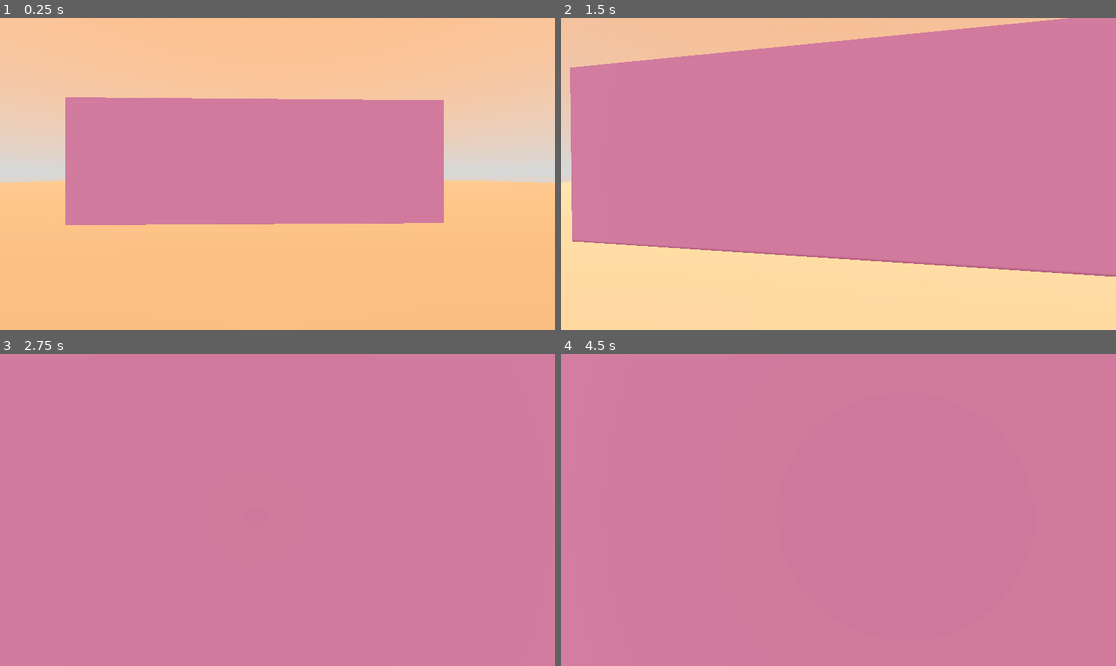
Above: before the commit, frames 1-4 (two rows, left to right).
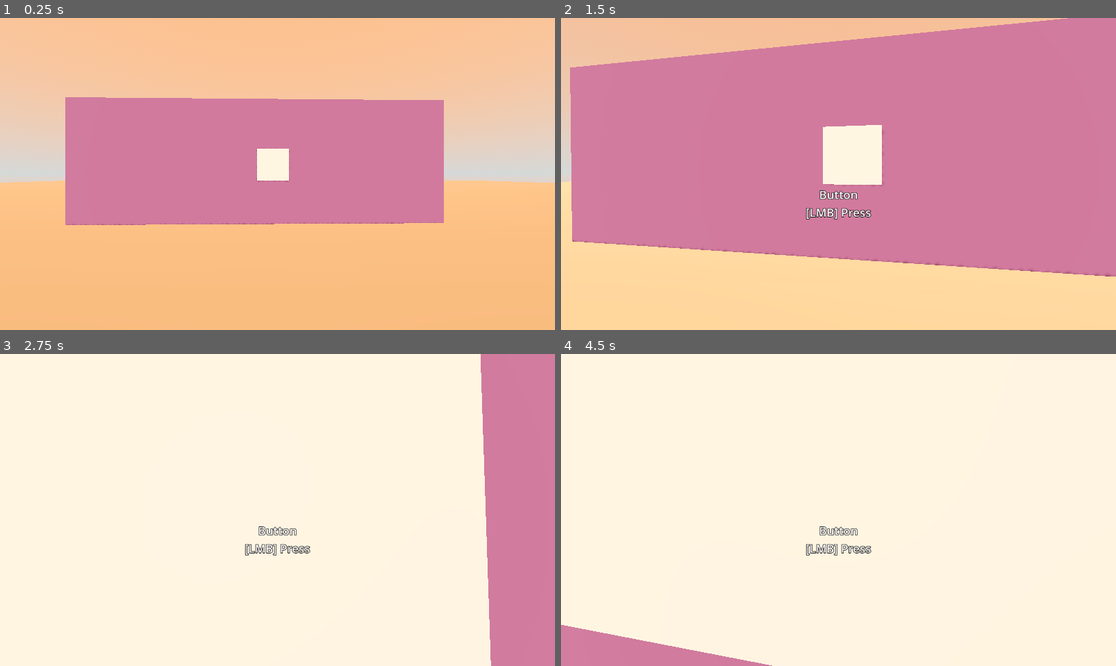
Above: after the commit, the same moments.

Repository: kurushimee/hinter
Game: Godot game, scene res://scenes/levels/gym.tscn
Same seed, same stepped clock (60 frames per second), same inputs: the game is played once before the commit and once after it.
Inputs (mouse positions are in pixels of both pictures, inside the frame that each line leads up to):
- Up to frame 1 (0.25 s): no input
- Up to frame 2 (1.5 s): tap Enter at 0.5 s; move the mouse to (866, 174) at 0.52 s; hold W (move_forward) from 0.53 s (still down); click (866, 174) at 0.6 s; move the mouse to (810, 174) at 1.27 s; click (810, 174) at 1.35 s
- Up to frame 3 (2.75 s): keep holding W (move_forward); move the mouse to (288, 503) at 2.02 s; click (288, 503) at 2.1 s
- Up to frame 4 (4.5 s): keep holding W (move_forward); move the mouse to (832, 516) at 2.77 s; click (832, 516) at 2.85 s; tap Space at 3.5 s; move the mouse to (877, 513) at 3.52 s; click (877, 513) at 3.6 s; tap Enter at 4.25 s; move the mouse to (794, 506) at 4.27 s; click (794, 506) at 4.35 s

The runs differ from the first frame. In frame 1, 0.6% of the frame differs, in the area x 12-79%, y 41-67%; in frame 2, 2.5%; in frame 3, 88%; in frame 4, 97%, in the area x 0-100%, y 0-100%.

Commit message:
Add interaction system

Diff:
--- a/project.godot
+++ b/project.godot
@@ -37,3 +37,12 @@
 "events": [Object(InputEventKey,"resource_local_to_scene":false,"resource_name":"","device":-1,"window_id":0,"alt_press …(192 unchanged characters)…
 ]
 }
+interact={
+"deadzone": 0.5,
+"events": [Object(InputEventMouseButton,"resource_local_to_scene":false,"resource_name":"","device":-1,"window_id":0,"alt_pressed":false,"shift_pressed":false,"ctrl_pressed":false,"meta_pressed":false,"button_mask":0,"position":Vector2(0, 0),"global_position":Vector2(0, 0),"factor":1.0,"button_index":1,"canceled":false,"pressed":false,"double_click":false,"script":null)
+]
+}
+
+[layer_names]
+
+3d_physics/layer_2="Interaction Layer"
--- a/scenes/levels/gym.tscn
+++ b/scenes/levels/gym.tscn
@@ -1,7 +1,9 @@
-[gd_scene load_steps=9 format=3 uid="uid://c5mc2je5fi4p1"]
+[gd_scene load_steps=12 format=3 uid="uid://c5mc2je5fi4p1"]
 
 [ext_resource type="PackedScene" uid="uid://bnt2oeiddrab4" path="res://scenes/player.tscn" id="1_rvrmw"]
 [ext_resource type="Script" path="res://scripts/day_night_cycle.gd" id="1_x3gm1"]
+[ext_resource type="Script" path="res://scripts/interaction/interactables/button.gd" id="3_2symt"]
+[ext_resource type="AudioStream" uid="uid://bxpufn62gfs5i" path="res://audio/sfx/button.wav" id="4_xp82r"]
 
 [sub_resource type="ProceduralSkyMaterial" id="ProceduralSkyMaterial_6hwok"]
 sky_top_color = Color(0.317647, 0.498039, 0.67451, 1)
@@ -28,6 +30,8 @@
 [sub_resource type="StandardMaterial3D" id="StandardMaterial3D_4bwab"]
 albedo_color = Color(0.843137, 0.686275, 0.603922, 1)
 
+[sub_resource type="BoxShape3D" id="BoxShape3D_0y1y8"]
+
 [sub_resource type="StandardMaterial3D" id="StandardMaterial3D_occeq"]
 albedo_color = Color(0.380392, 0.215686, 0.352941, 1)
 
@@ -36,8 +40,10 @@
 
 [node name="Lighting" type="Node" parent="."]
 
-[node name="Sun" type="DirectionalLight3D" parent="Lighting"]
-transform = Transform3D(1, 0, 0, 0, 0.608761, 0.793353, 0, -0.793353, 0.608761, 0, 0, 0)
+[node name="SunPivot" type="Node3D" parent="Lighting"]
+transform = Transform3D(0.866025, -0.5, 0, 0.5, 0.866025, 0, 0, 0, 1, 0, 0, 0)
+
+[node name="Sun" type="DirectionalLight3D" parent="Lighting/SunPivot"]
 light_color = Color(0.956863, 0.898039, 0.764706, 1)
 light_energy = 0.69
 shadow_enabled = true
@@ -45,7 +51,7 @@
 [node name="WorldEnvironment" type="WorldEnvironment" parent="Lighting" node_paths=PackedStringArray("sun")]
 environment = SubResource("Environment_m7bmb")
 script = ExtResource("1_x3gm1")
-sun = NodePath("../Sun")
+sun = NodePath("../SunPivot/Sun")
 all_day_sky_color = SubResource("Gradient_a3idl")
 sky_material = SubResource("ProceduralSkyMaterial_6hwok")
 day_length_minutes = 1
@@ -59,8 +65,25 @@
 size = Vector3(100, 0.001, 100)
 material = SubResource("StandardMaterial3D_4bwab")
 
+[node name="Button" type="StaticBody3D" parent="Objects"]
+transform = Transform3D(1, 0, 0, 0, 1, 0, 0, 0, 1, 0, 1.8881, -6.76215)
+collision_layer = 2
+collision_mask = 0
+script = ExtResource("3_2symt")
+prompt_message = "Press"
+
+[node name="CSGBox3D" type="CSGBox3D" parent="Objects/Button"]
+
+[node name="CollisionShape3D" type="CollisionShape3D" parent="Objects/Button"]
+shape = SubResource("BoxShape3D_0y1y8")
+
+[node name="AudioStreamPlayer3D" type="AudioStreamPlayer3D" parent="Objects/Button"]
+stream = ExtResource("4_xp82r")
+
 [node name="Wall" type="CSGBox3D" parent="Objects"]
 transform = Transform3D(1, 0, 0, 0, 1, 0, 0, 0, 1, -0.465881, 2, -7.19824)
 use_collision = true
 size = Vector3(12.0682, 4, 1.39648)
 material = SubResource("StandardMaterial3D_occeq")
+
+[connection signal="interacted" from="Objects/Button" to="Objects/Button" method="_on_interacted"]
--- a/scenes/player.tscn
+++ b/scenes/player.tscn
@@ -1,6 +1,7 @@
-[gd_scene load_steps=4 format=3 uid="uid://bnt2oeiddrab4"]
+[gd_scene load_steps=5 format=3 uid="uid://bnt2oeiddrab4"]
 
 [ext_resource type="Script" path="res://scripts/player.gd" id="1_0fxja"]
+[ext_resource type="Script" path="res://scripts/interaction/interact_ray.gd" id="2_3fdb3"]
 
 [sub_resource type="CapsuleMesh" id="CapsuleMesh_3b631"]
 
@@ -22,3 +23,24 @@
 transform = Transform3D(1, 0, 0, 0, 1, 0, 0, 0, 1, 0, 1.6, 0)
 
 [node name="Camera3D" type="Camera3D" parent="Head"]
+
+[node name="InteractRay" type="RayCast3D" parent="Head/Camera3D"]
+target_position = Vector3(0, 0, -4)
+collision_mask = 2
+script = ExtResource("2_3fdb3")
+
+[node name="Prompt" type="Label" parent="Head/Camera3D/InteractRay"]
+anchors_preset = 14
+anchor_top = 0.5
+anchor_right = 1.0
+anchor_bottom = 0.5
+offset_top = 26.0
+offset_bottom = 119.0
+grow_horizontal = 2
+grow_vertical = 2
+theme_override_colors/font_outline_color = Color(0, 0, 0, 1)
+theme_override_constants/outline_size = 4
+theme_override_font_sizes/font_size = 24
+text = "Interact
+[LMB]"
+horizontal_alignment = 1
--- /dev/null
+++ b/scripts/interaction/interact_ray.gd
@@ -0,0 +1,16 @@
+extends RayCast3D
+
+@onready var prompt = $Prompt
+
+
+func _process(_delta: float) -> void:
+	prompt.text = ""
+	if not is_colliding(): return
+
+	var collider := get_collider()
+	if collider is not Interactable: return
+
+	prompt.text = collider.name + "\n[LMB] " + collider.prompt_message
+
+	if Input.is_action_just_pressed("interact"):
+		collider.interact(owner)
--- /dev/null
+++ b/scripts/interaction/interactable.gd
@@ -0,0 +1,10 @@
+class_name Interactable
+extends CollisionObject3D
+
+signal interacted(body: Node)
+
+@export var prompt_message = "Interact"
+
+
+func interact(body: Node) -> void:
+	interacted.emit(body)
--- /dev/null
+++ b/scripts/interaction/interactables/button.gd
@@ -0,0 +1,5 @@
+extends Interactable
+
+
+func _on_interacted(_body: Node) -> void:
+	$AudioStreamPlayer3D.play()
Not shown, added: audio/sfx/button.wav.import
Not shown, added: audio/sfx/button.wav
